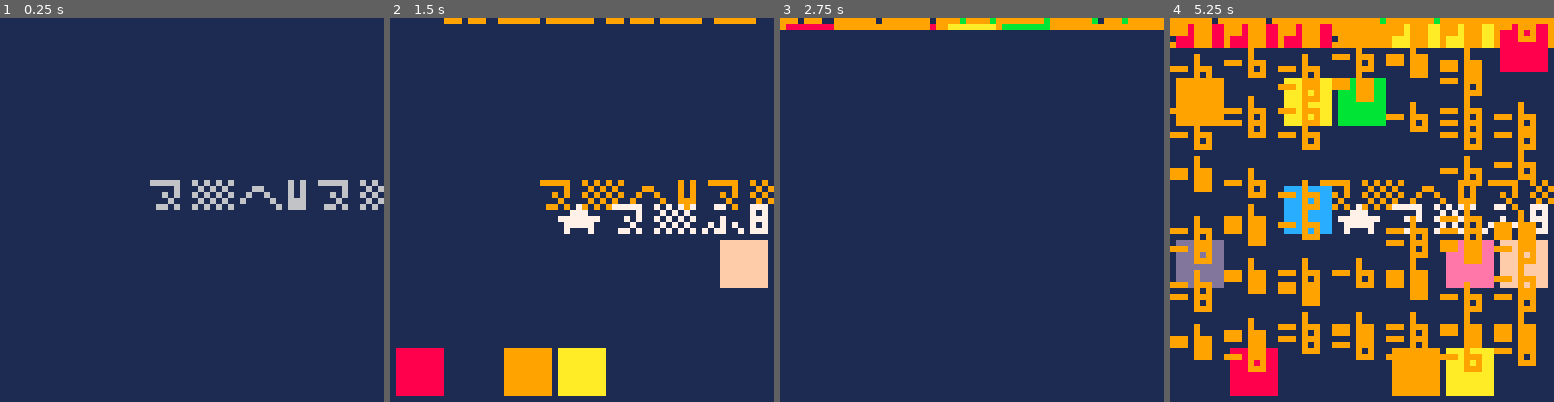
Above: before the commit, frames 1-4 (left to right).
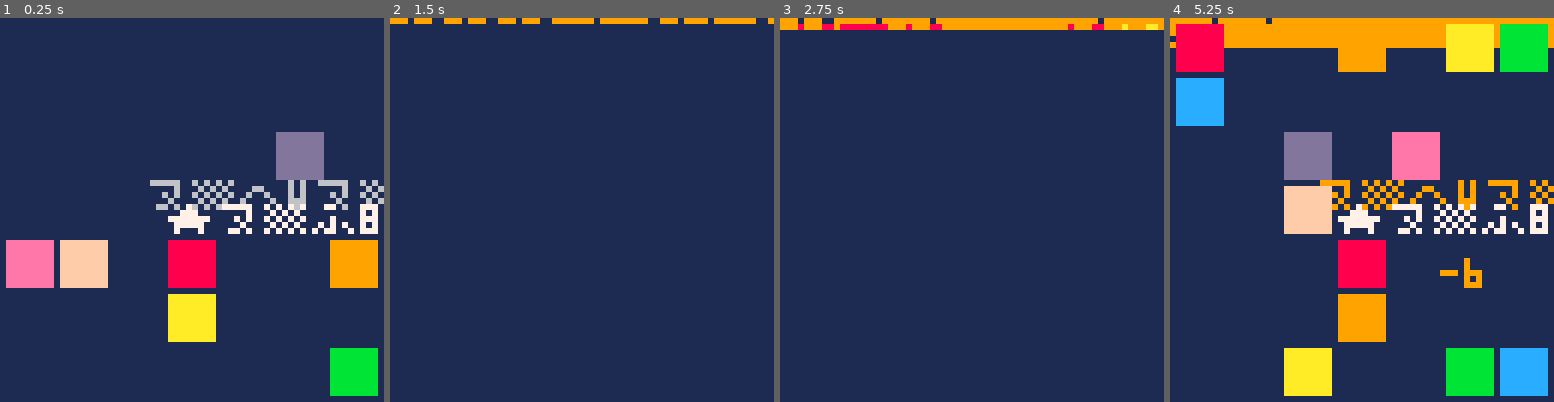
Above: after the commit, the same moments.

Repository: pancelor/bubble-cat
Game: PICO-8 cartridge min.p8
The game is run twice, just before and just after one commit, with the same random seed, the same clock (stepped at 60 frames per second) and the same inputs.
Inputs:
- Up to frame 1 (0.25 s): no input
- Up to frame 2 (1.5 s): tap X (X key) at 0.33, 1.07 s; tap O (Z key) at 0.7 s
- Up to frame 3 (2.75 s): hold Right 1.6-2.1 s; tap O (Z key) at 1.7, 2.1, 2.5 s; tap X (X key) at 1.85 s; hold Up 2.15-2.42 s; hold Right from 2.47 s (still down)
- Up to frame 4 (5.25 s): tap O (Z key) every 0.4 s from 2.9 to 4.9 s; tap X (X key) at 2.97, 4.08, 5.2 s; release Right at 3.03 s; hold Left 3.08-3.58 s; hold Down 3.63-3.97 s; hold Right 4.02-4.68 s; hold Up 4.73-5.03 s; hold Left from 5.08 s (still down)

The runs differ from the first frame. In frame 1, 13% of the frame differs, in the area x 1-99%, y 29-99%; in frame 2, 9.9%; in frame 3, 1.0%; in frame 4, 44%, in the area x 0-99%, y 0-99%.

Commit message:
save a few newlines; 807

Diff:
--- a/min.lua
+++ b/min.lua
@@ -4,20 +4,14 @@
 for i=0,48do
 x,y=i%7,i\7if(rnd()<.25and i~=24)poke(bln,x,y)bln+=2
 end
-::_::
-?"⁶1⁶c5"
-rf(0,t(),64,64,1)
-d=sgn(sz-sc)
+::_::d=sgn(sz-sc)ox=px?"⁶1⁶c5"
 if(sz~=sc)sc+=d d+=5
-?"⁶w⁶t"..sc,24,27,5+d
-
-b=btnp()ox=px oy=py
+b=btnp()rf(0,t(),64,64,1)oy=py?"⁶w⁶t"..sc,24,27,5+d
 if(b\16>0)b=-1
 if(b>0)fcn=b*.5938&.75
 if(fc)px+=cos(fc)py+=sin(fc)else fc,fcn=fcn
 if(abs(px-3)>3 or abs(py-3)>3)px,py,fc=ox,oy
 ?"★⁵8d🐱",px*9+1,py*9+4,7
-
 for i=bln-2,0,-2do
 y=@(i+1)u=@i*9v=y*9
 if(rnd()<.01)fillp(rnd()<<16)
